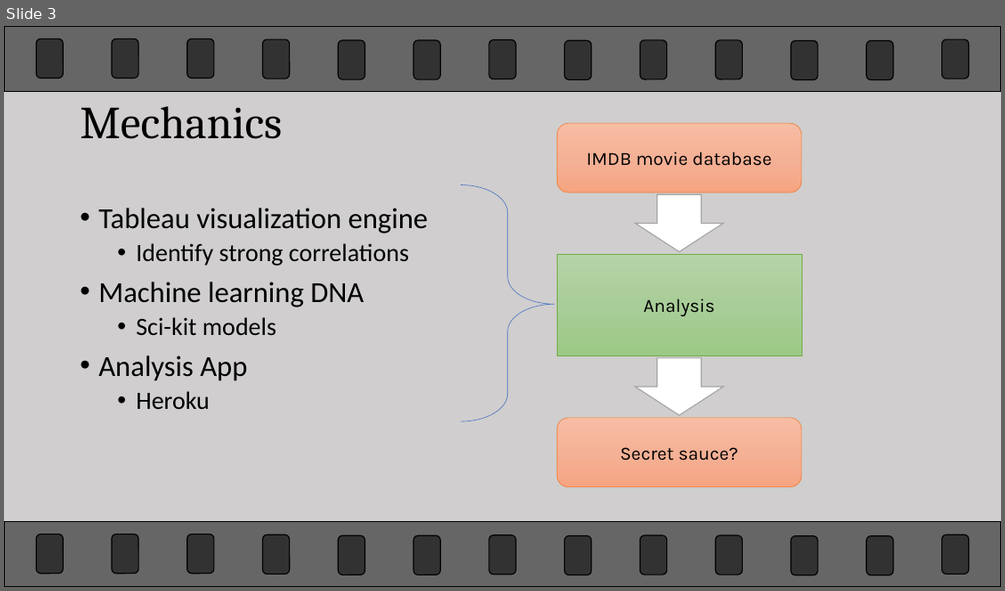
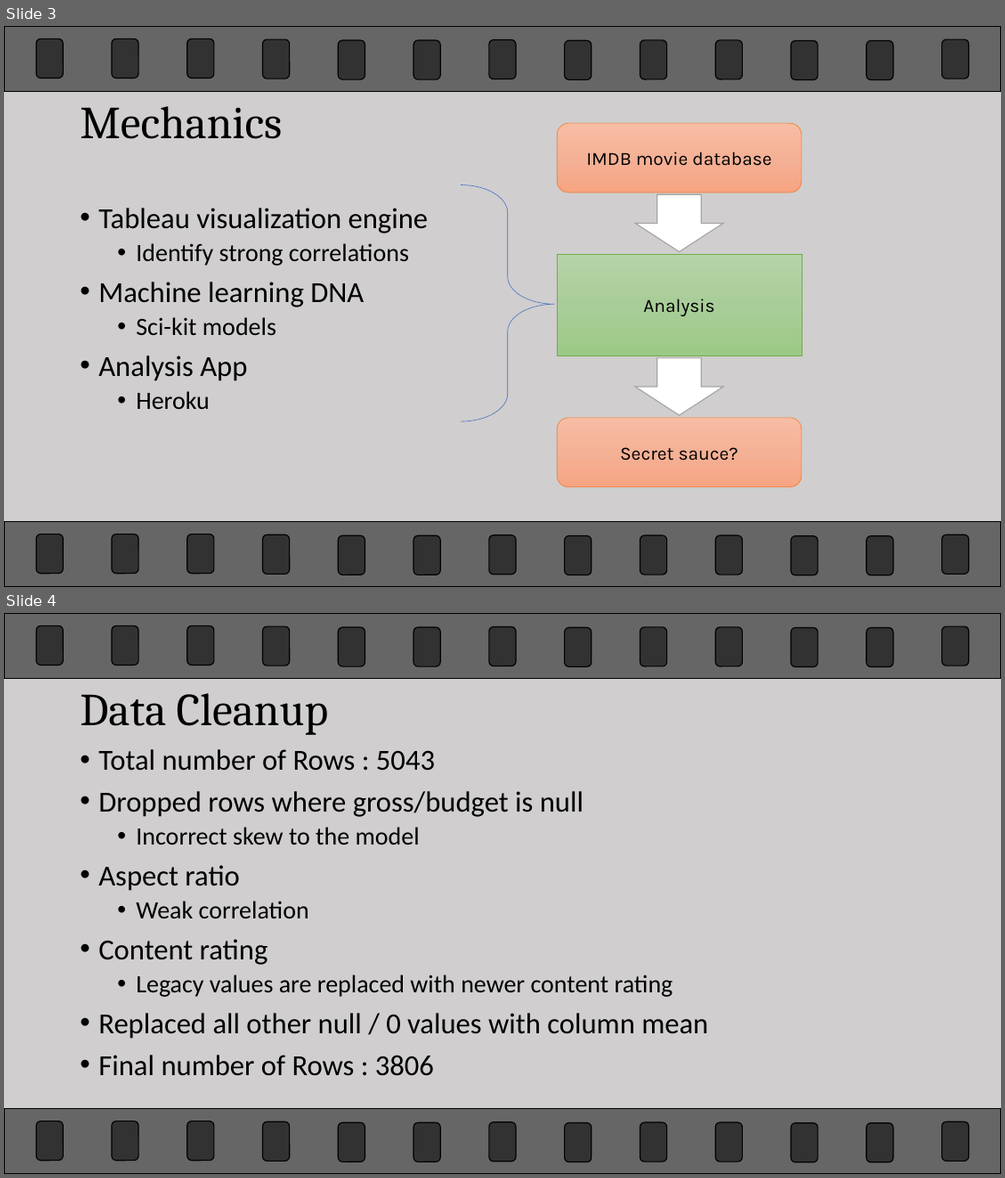
Before and after one commit to kuldeepemol/project-3, a slide deck: Resources/MovieNet.pptx. Shown one above the other, each under a label of ours: slide 3 before the commit, slides 3 and 4 after it. The pictures are 1005x591 and 1005x1178 pixels, drawn with LibreOffice and Linux fonts; fonts in the diff are those of the drawing. Boxes give left, top, right and bottom in pixels: in the first picture for what was removed or moved away, otherwise in the second. Text is boxed around its words. In the diff, an @@ line names an element or a change of style, - is before the commit and + after.

```diff
--- a/Resources/MovieNet.pptx
+++ b/Resources/MovieNet.pptx
@@ slide 4 added at <box>4,613,1001,1174</box>, background #D0CECE; not listed: 28 template elements that a slide beside it also shows @@
@@ title added at <box>80,693,329,735</box>, 44 pt, text #000000 @@
+Data Cleanup
@@ text added at <box>98,749,708,1076</box>, 28 pt, text #000000 @@
+• Total number of Rows : 5043
+• Dropped rows where gross/budget is null
+  • Incorrect skew to the model
+• Aspect ratio
+  • Weak correlation
+• Content rating
+  • Legacy values are replaced with newer content rating
+• Replaced all other null / 0 values with column mean
+• Final number of Rows : 3806
```
Also in this commit, not shown: 1 other slide added.
